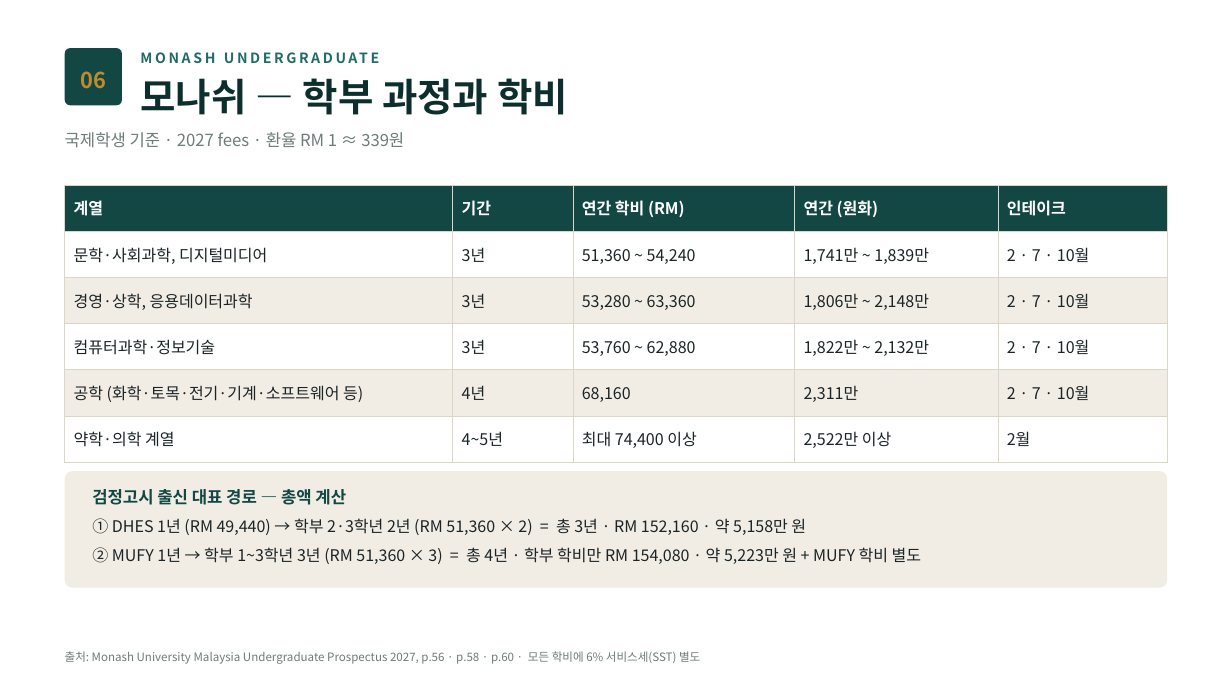
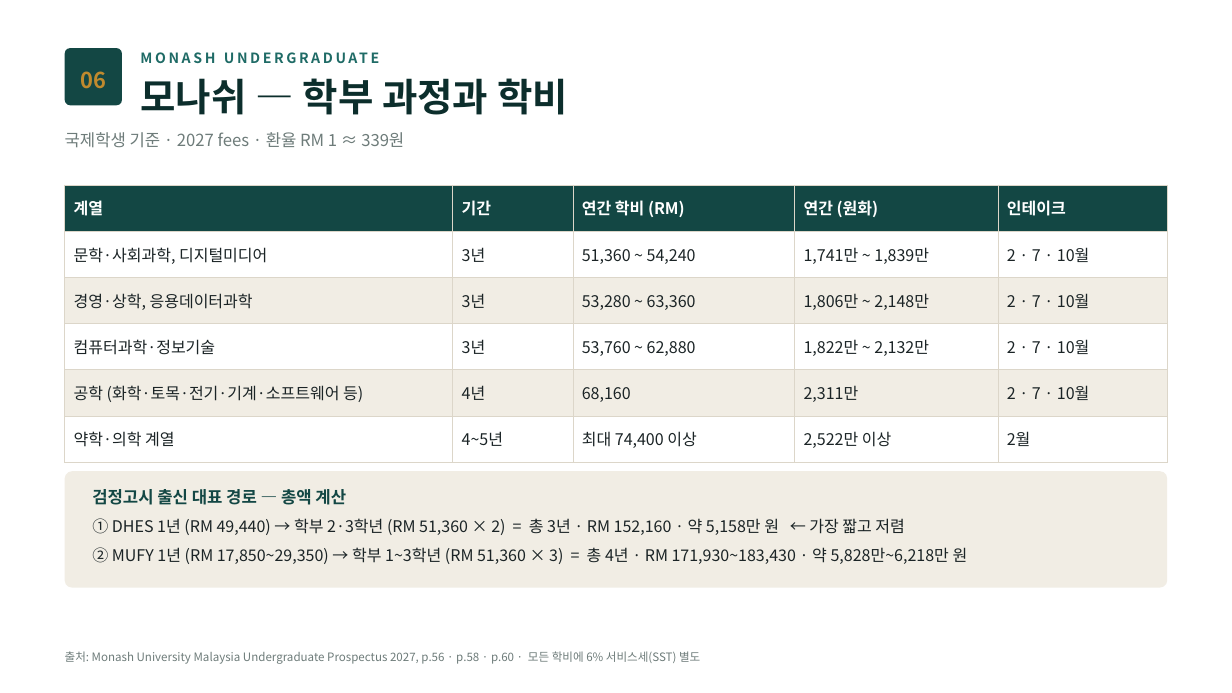
Before and after one commit to ChampionJohan/Johan, a slide deck: slide 7 of design/malaysia-study-live/말레이시아유학_2편_해외직영캠퍼스.pptx. Drawn at 1232x693 pixels with LibreOffice and Linux fonts; fonts in the diff are those of the drawing. Boxes give left, top, right and bottom in pixels: in the first picture for what was removed or moved away, otherwise in the second. Text is boxed around its words. In the diff, an @@ line names an element or a change of style, - is before the commit and + after.

```diff
--- a/design/malaysia-study-live/말레이시아유학_2편_해외직영캠퍼스.pptx
+++ b/design/malaysia-study-live/말레이시아유학_2편_해외직영캠퍼스.pptx
@@ text at (92,518,904,535): text changed @@
-① DHES 1년 (RM 49,440) → 학부 2·3학년 2년 (RM 51,360 × 2) = 총 3년 · RM 152,160 · 약 5,158만 원
+① DHES 1년 (RM 49,440) → 학부 2·3학년 (RM 51,360 × 2) = 총 3년 · RM 152,160 · 약 5,158만 원 ← 가장 짧고 저렴
@@ text at (92,547,968,564): text changed @@
-② MUFY 1년 → 학부 1~3학년 3년 (RM 51,360 × 3) = 총 4년 · 학부 학비만 RM 154,080 · 약 5,223만 원 + MUFY 학비 별도
+② MUFY 1년 (RM 17,850~29,350) → 학부 1~3학년 (RM 51,360 × 3) = 총 4년 · RM 171,930~183,430 · 약 5,828만~6,218만 원
```
Also in this commit, not shown: 4 other slides changed, 2 other files.
